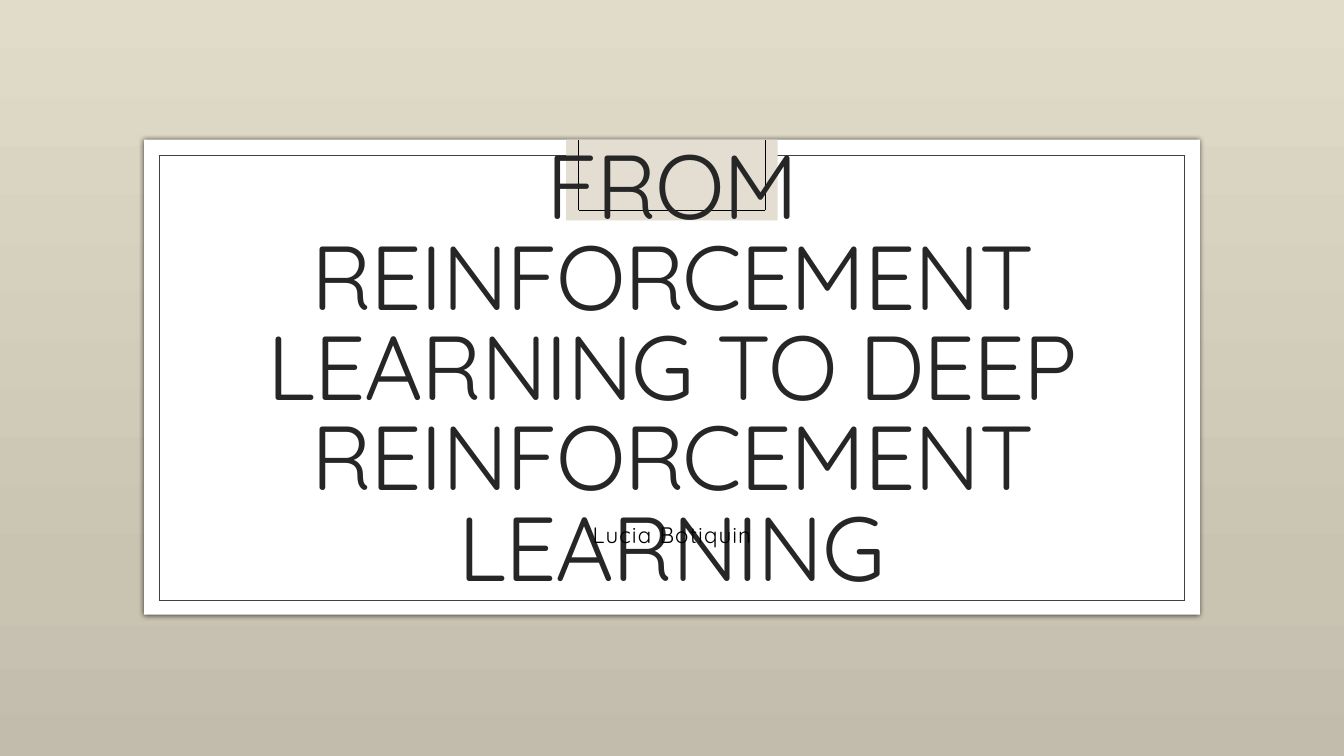
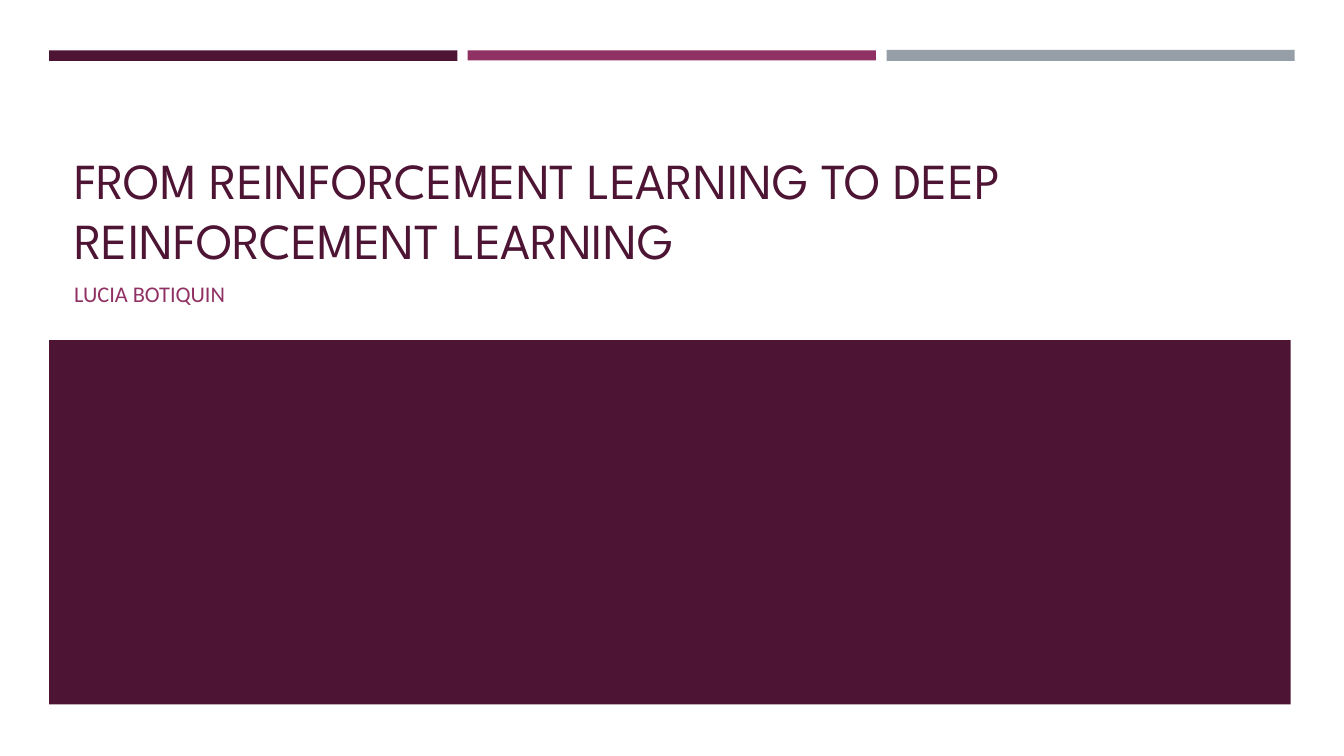
Before and after one commit to Boty22/Global-AI-Bootcamp-DRL, a slide deck: slide 2 of From RL to DRL.pptx (slide 1 before the commit). Drawn at 1344x756 pixels with LibreOffice and Linux fonts; fonts in the diff are those of the drawing; background and template pictures are left out. Boxes give left, top, right and bottom in pixels: in the first picture for what was removed or moved away, otherwise in the second. Text is boxed around its words. In the diff, an @@ line names an element or a change of style, - is before the commit and + after.

Commit message:
botcamp ppt design

```diff
--- a/From RL to DRL.pptx
+++ b/From RL to DRL.pptx
@@ background picture (left out) to #FFFFFF @@
@@ rectangle added at (49,50,458,60), fill #4D1434 @@
@@ rectangle added at (468,50,876,60), fill #903163 @@
@@ rectangle added at (886,50,1295,62), fill #969FA7 @@
@@ title "FROM REINFORCEMENT LEARNING TO DEEP ...": place and size @@
-title "FROM REINFORCEMENT LEARNING TO DEEP ..." at (267,137,1078,601)
+title "FROM REINFORCEMENT LEARNING TO DEEP ..." at (74,165,1000,260)
@@ title "FROM REINFORCEMENT LEARNING TO DEEP ..." at (74,165,1000,260): size 64.8 to 36 pt, font Quicksand to League Spartan, text colour #262626 to #4D1434, letter spacing -1 to 0 pt; alignment centre to left; line spacing 0.83 to 1; vertical alignment middle to bottom @@
@@ rectangle removed at (144,140,1200,615) @@
@@ rectangle removed at (567,140,778,221) @@
@@ line removed from (579, 140) to (579, 211) @@
@@ line removed from (765, 140) to (765, 211) @@
@@ rectangle removed at (159,155,1185,600) @@
@@ line removed from (579, 211) to (765, 211) @@
@@ subtitle at (74,287,225,305): text changed; font Quicksand to Calibri; text colour #000000 to #903163 @@
-Lucia Botiquin
+LUCIA BOTIQUIN
@@ rectangle added at (49,340,1292,704), fill #4D1434 @@
```
Also in this commit, not shown: 14 other slides changed, 3 slides added, 2 slides removed, 4 other files.
